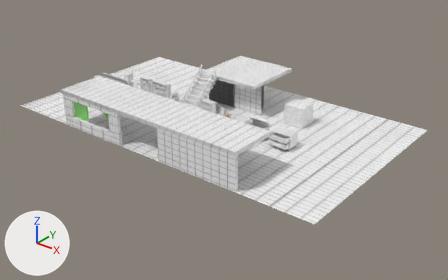
An edit to the FBX model Assets/3dObjects/all assets.fbx, drawn before and after from the same camera.
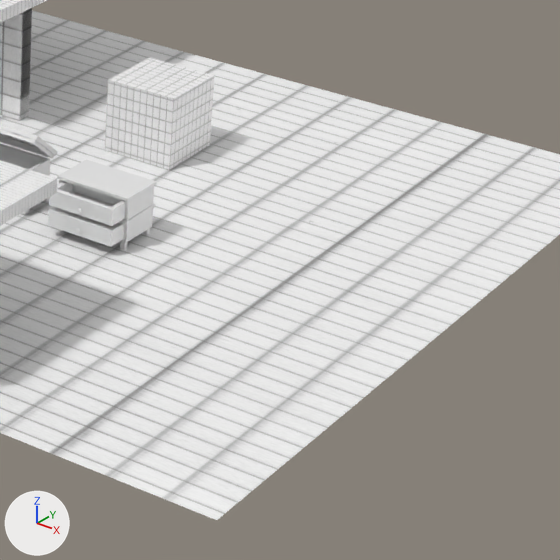
The first picture shows the older version from a 50 mm lens placed at (32.8, -42.6, 23.9), pointed at (-1.4, 0.1, -2.6). The close-ups show the older and then the newer version on the part from 57% to 91% of the width and 30% to 84% of the height of that picture. Only the edits that show in the close-ups are written down. Arrows for +X, +Y and +Z are at lower left; the lights stay in place. Where no turn or scale is listed for an object, it has been applied to the vertices.

The scene before the commit, as lines of its bpy script (objects in view):
```python
me_cube_004 = bpy.data.meshes.new('Cube.004')
me_cube_004.from_pydata(...)  # a box spanning x -0.333..0.333, y -0.333..0.333, z -0.985..0.371
me_cube_050 = bpy.data.meshes.new('Cube.050')
me_cube_050.from_pydata(...)  # a box spanning x -0.059..0.059, y -0.059..0.059, z -0.468..0.468; a box spanning x 0.819..0.938, y -0.059..0.059, z -0.468..0.468
me_cube_116 = bpy.data.meshes.new('Cube.116')
me_cube_116.from_pydata(...)  # 16 vertices, 14 faces; spans x -0.93..0.93, y -0.44..0.53, z -0.05..0.38
me_cube_116.materials.append(mat_material)  # white #e7e7e7
me_icosphere = bpy.data.meshes.new('Icosphere')
me_icosphere.from_pydata(...)  # an icosphere of 80 faces spanning x -0.338..0.338, y -0.356..0.356, z -0.356..0.356
ob_cube_003 = bpy.data.objects.new('Cube.003', me_cube_004)
ob_cube_003.location = (-7.76, 0.0, 0.0)
ob_cube_004 = bpy.data.objects.new('Cube.004', me_cube_050)
ob_cube_004.location = (-8.2, 0.0, -0.15)
ob_drawertop_001 = bpy.data.objects.new('DrawerTop.001', me_cube_116)
ob_drawertop_001.location = (5.57, -0.68, -0.68)
ob_icosphere = bpy.data.objects.new('Icosphere', me_icosphere)
ob_icosphere.location = (-7.76, 0.0, 0.7)
# also in view: 'Cube.064' at (2.6, 0.0, -0.3); 'Cube.060' at (5.6, 0.0, -0.2); 'Plane' at (-3.3, 1.0, -1.0); 'Cube.001' at (3.9, 5.0, 0.0); 'Cube.066' at (2.6, 0.2, 0.6)
```
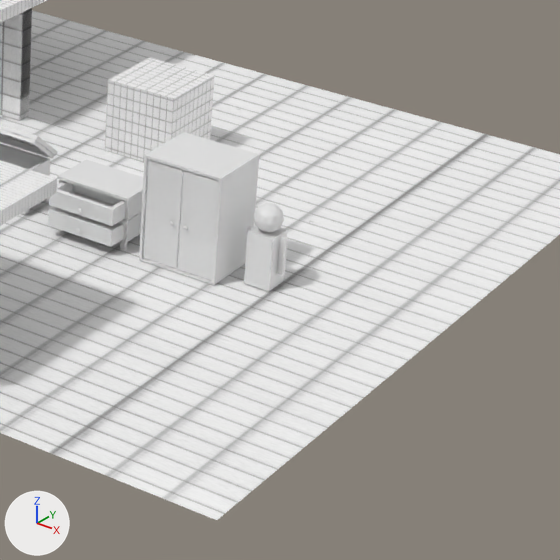
The change in detail:
Mesh me_cube_121 is new.
It has 16 vertices, 14 faces and spans x -1.04..1.04, y -0.86..0.86, z -0.02..2.73.
It uses material mat_material (white #e7e7e7).
Mesh me_cube_050_1 is new.
It is a box spanning x -0.93..0.0, y -0.05..0.05, z 0.01..2.58.
It uses material mat_material (white #e7e7e7).
Mesh me_cube_051_1 is new.
It is a box spanning x 0.0..0.94, y -0.05..0.05, z 0.01..2.58.
It uses material mat_material (white #e7e7e7).
Object 'Icosphere' (ob_icosphere) moves from (-7.76, 0.0, 0.7) to (10.04, 0.0, 0.7).
Object 'Cube.003' (ob_cube_003) moves from (-7.76, 0.0, 0.0) to (10.04, 0.0, 0.0).
Object 'Cube.004' (ob_cube_004) moves from (-8.2, 0.0, -0.15) to (9.6, 0.0, -0.15).
Object 'Cube.068' (ob_cube_068) is new; it shows me_cube_121.
Its location is (8.17, 0.0, -0.96).
Object 'Cube.069' (ob_cube_069) is new; it shows me_cube_050_1.
Its location is (9.12, -0.78, -0.91).
Object 'Cube.070' (ob_cube_070) is new; it shows me_cube_051_1.
Its location is (7.23, -0.78, -0.91).

Where the change shows, as pixel boxes (x1, y1, x2, y2) in the close-ups (560 x 560 px):
'Cube.068', added
    after: (139, 132, 260, 285)
'Cube.069', added
    after: (177, 170, 219, 281)
'Cube.070', added
    after: (143, 160, 184, 269)
'Cube.003', moved (not visible before)
    after: (244, 226, 287, 292)
'Icosphere', moved (not visible before)
    after: (254, 203, 284, 233)
'Cube.004', moved (not visible before)
    after: (245, 226, 288, 275)
